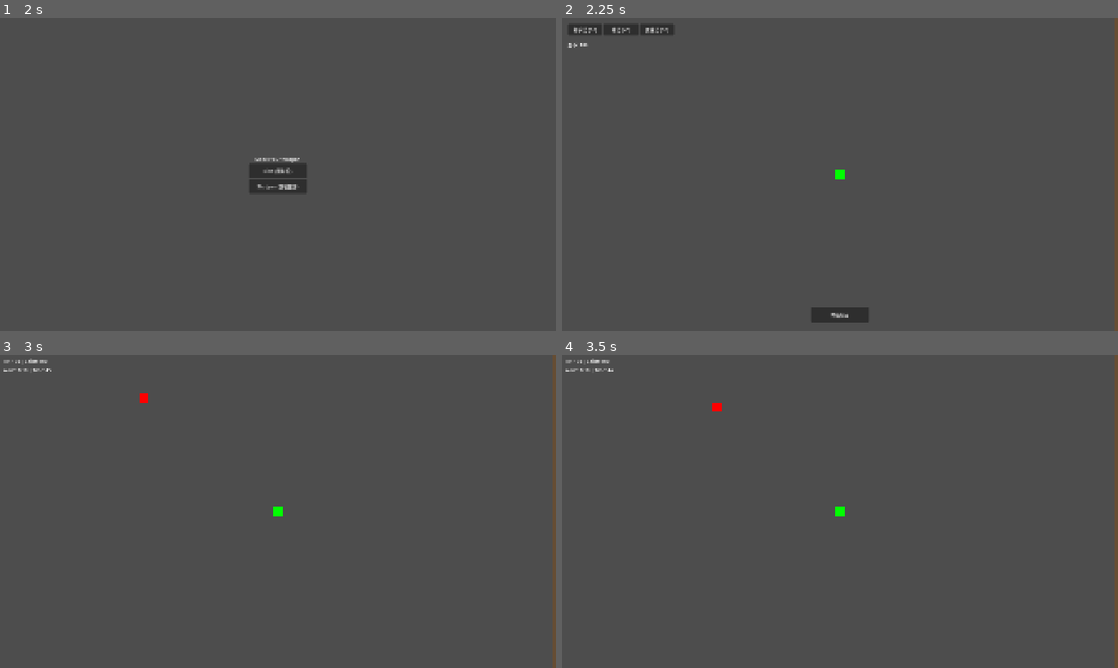
Above: before the commit, frames 1-4 (two rows, left to right).
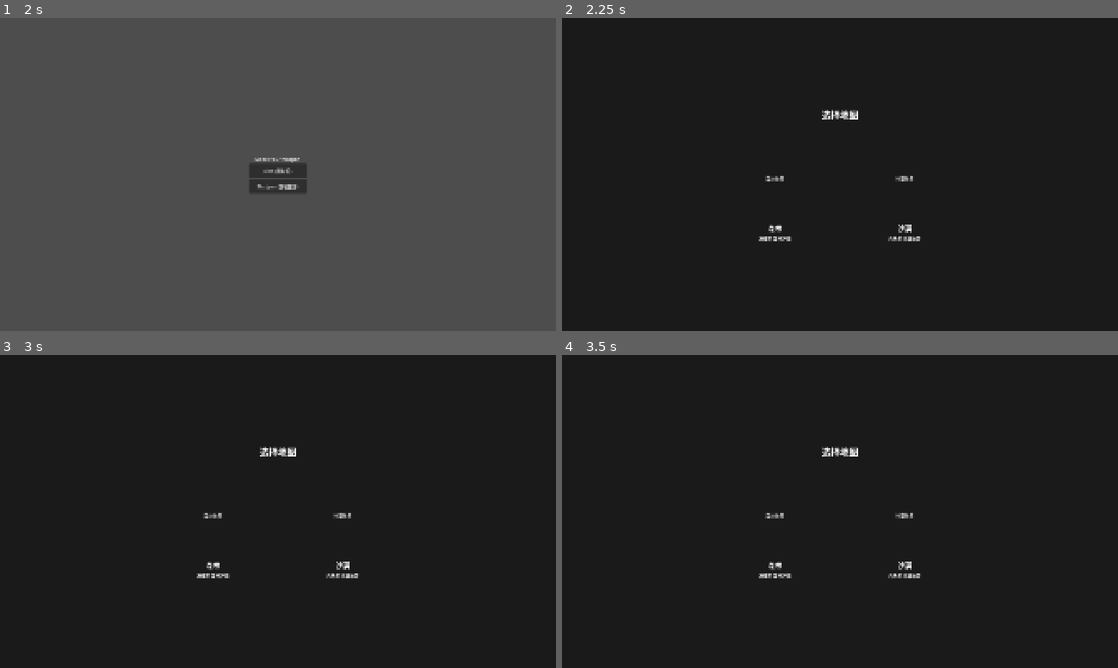
Above: after the commit, the same moments.

Repository: felang/utoland
Game: Godot game, scene res://scenes/ui/start_menu.tscn
Same seed, same stepped clock (60 frames per second), same inputs: the game is played once before the commit and once after it.
Inputs (mouse positions are in pixels of both pictures, inside the frame that each line leads up to):
- Up to frame 1 (2 s): click "Start Game" at 0.5 s; click "战士" at 1.25 s
- Up to frame 2 (2.25 s): click "Rifle (速射枪)" at 2 s
- Up to frame 3 (3 s): click (278, 652) at 2.75 s, where only the run before the commit has a clickable "开始战斗"
- Up to frame 4 (3.5 s): no input

Frame 1 is identical in both runs. In frame 2, 99% of the frame differs, in the area x 0-100%, y 0-100%; in frame 3, 100%; in frame 4, 100%.

Commit message:
feat: 武器选择后跳转到地图选择

Diff:
--- a/scripts/weapon_select.gd
+++ b/scripts/weapon_select.gd
@@ -13,4 +13,4 @@
 	start_game()
 
 func start_game():
-	get_tree().change_scene_to_file("res://scenes/placement.tscn")
+	get_tree().change_scene_to_file("res://scenes/ui/map_select.tscn")
